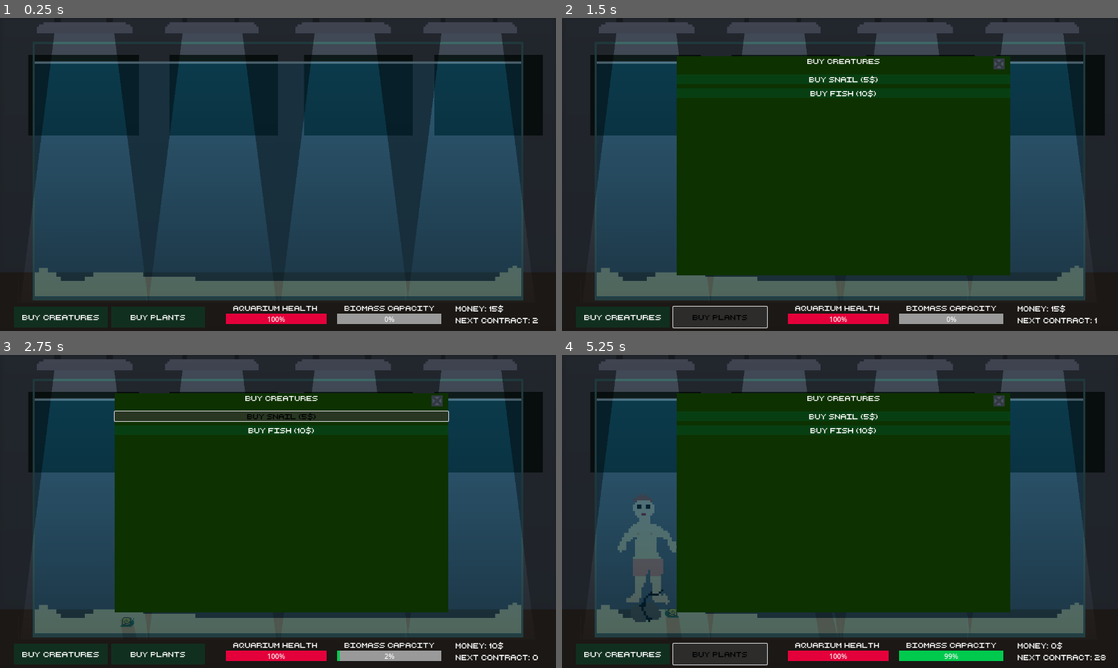
Above: before the commit, frames 1-4 (two rows, left to right).
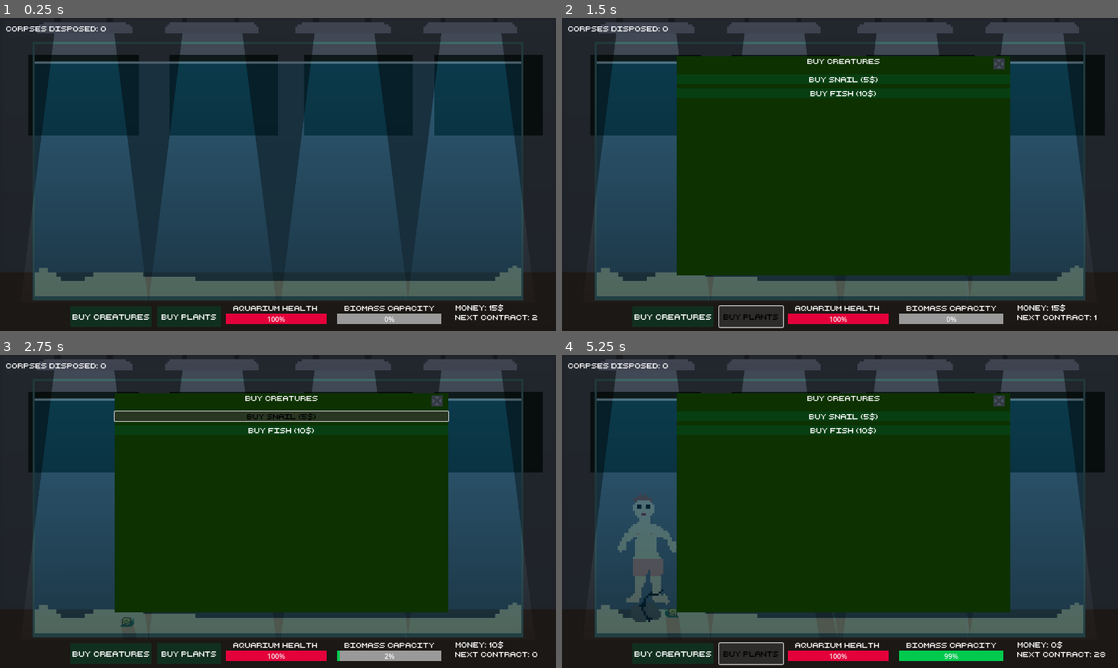
Above: after the commit, the same moments.

Repository: adrientremblay/ld56
Game: Godot game, scene res://scenes/game_screen.tscn
Two runs of this game, one before a commit and one after it. Both use one fixed random seed, a clock stepped at 60 frames per second and the inputs below.
Inputs:
- Up to frame 1 (0.25 s): no input
- Up to frame 2 (1.5 s): click "Buy Creatures" at 0.5 s; click "Buy Plants" at 1.25 s
- Up to frame 3 (2.75 s): click "buy snail (5$)" at 2 s
- Up to frame 4 (5.25 s): click "Buy Fish (10$)" at 2.75 s; click "Accept" at 3.5 s; click "Buy Creatures" at 4.25 s; click "Buy Plants" at 5 s

The runs differ from the first frame. In frame 1, 1.0% of the frame differs, in the area x 1-97%, y 2-98%; in frame 2, 1.4%; in frame 3, 1.0%; in frame 4, 1.5%, in the area x 1-98%, y 2-100%.

Commit message:
Added corpses disposed score

Diff:
--- a/end_screen.gd
+++ b/end_screen.gd
@@ -15,3 +15,5 @@
 	else:
 		$Label.text = "You have not let us down. No one on earth besides us know where these people are. We look forward to working with you again."
 		$SpokesmanSpeechNormal.play()
+
+	$FinalScoreLabel.text = "Corpses Disposed: " + str(corpses_disposed)
--- a/scenes/end_screen.tscn
+++ b/scenes/end_screen.tscn
@@ -50,7 +50,7 @@
 position = Vector2(616, 272)
 scale = Vector2(11.4375, 8.46875)
 sprite_frames = SubResource("SpriteFrames_48ib8")
-frame_progress = 0.236295
+frame_progress = 0.744001
 
 [node name="Label" type="Label" parent="."]
 light_mask = 0
@@ -70,3 +70,13 @@
 
 [node name="SpokesmanSpeechNo" type="AudioStreamPlayer" parent="."]
 stream = ExtResource("5_t22vs")
+
+[node name="FinalScoreLabel" type="Label" parent="."]
+layout_mode = 0
+offset_left = 440.0
+offset_top = 88.0
+offset_right = 792.0
+offset_bottom = 111.0
+theme = ExtResource("3_thup0")
+text = "Corpses Disposed: 0"
+horizontal_alignment = 1
--- a/scenes/game_screen.gd
+++ b/scenes/game_screen.gd
@@ -73,6 +73,7 @@
 	$CorpseEaten.play()
 
 	corpses_eaten_count+=1
+	$UI/CorpsesDisposedLabel.text = "Corpses Disposed: " + str(corpses_eaten_count)
 
 func compile_corpse_list():
 	var corpse_list = []
--- a/scenes/game_screen.tscn
+++ b/scenes/game_screen.tscn
@@ -171,10 +171,10 @@
 [node name="CreatureButton" type="Button" parent="UI"]
 light_mask = 0
 layout_mode = 0
-offset_left = 32.0
-offset_top = 664.0
-offset_right = 248.0
-offset_bottom = 712.0
+offset_left = 162.0
+offset_top = 663.0
+offset_right = 349.0
+offset_bottom = 711.0
 theme = ExtResource("4_gs2f0")
 theme_override_font_sizes/font_size = 17
 text = "Buy Creatures"
@@ -184,10 +184,10 @@
 [node name="Button" type="Button" parent="UI"]
 light_mask = 0
 layout_mode = 0
-offset_left = 256.0
-offset_top = 664.0
-offset_right = 472.0
-offset_bottom = 712.0
+offset_left = 362.0
+offset_top = 663.0
+offset_right = 509.0
+offset_bottom = 711.0
 theme = ExtResource("4_gs2f0")
 text = "Buy Plants"
 
@@ -341,19 +341,19 @@
 [node name="MoneyLabel" type="Label" parent="UI"]
 layout_mode = 0
 offset_left = 1048.0
-offset_top = 656.0
+offset_top = 654.0
 offset_right = 1281.0
-offset_bottom = 681.0
+offset_bottom = 679.0
 theme = ExtResource("4_gs2f0")
 text = "Money: 50$"
 vertical_alignment = 1
 
 [node name="NextContractLabel" type="Label" parent="UI"]
 layout_mode = 0
-offset_left = 1048.0
-offset_top = 684.0
-offset_right = 1292.0
-offset_bottom = 707.0
+offset_left = 1047.0
+offset_top = 677.0
+offset_right = 1291.0
+offset_bottom = 700.0
 theme = ExtResource("4_gs2f0")
 text = "Next Contract: 12s"
 
@@ -396,6 +396,15 @@
 theme_override_styles/background = SubResource("StyleBoxFlat_m1nmy")
 theme_override_styles/fill = SubResource("StyleBoxFlat_1uxjt")
 value = 100.0
+
+[node name="CorpsesDisposedLabel" type="Label" parent="UI"]
+layout_mode = 0
+offset_left = 13.0
+offset_top = 13.0
+offset_right = 245.0
+offset_bottom = 36.0
+theme = ExtResource("4_gs2f0")
+text = "Corpses Disposed: 0"
 
 [node name="Music" type="AudioStreamPlayer" parent="."]
 stream = ExtResource("12_x36kj")
